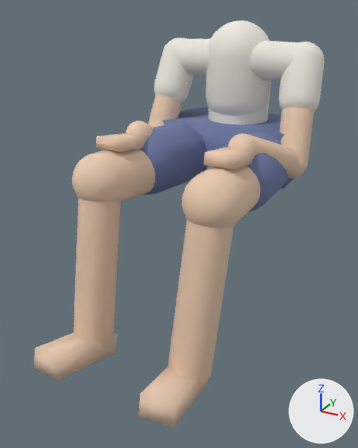
The glTF model models/body.glb: old version first, new version second.
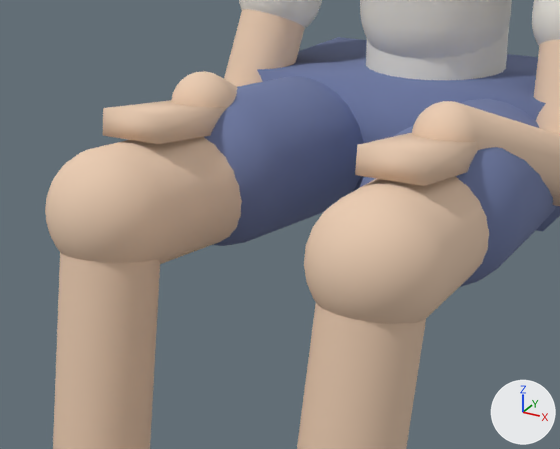
Each version appears first whole from a 50 mm lens placed at (0.604, -1.319, 0.439), pointed at (-0.004, -0.213, -0.114), and next in a close-up on the part from 15% to 81% of the width and 20% to 63% of the height. Arrows for +X, +Y and +Z are at lower right; the lights stay in place. The older version's two pictures come first.

In view in the first close-up: 'body'.
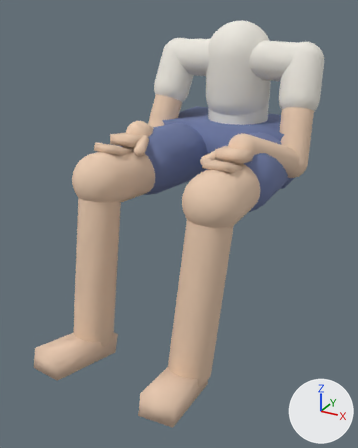
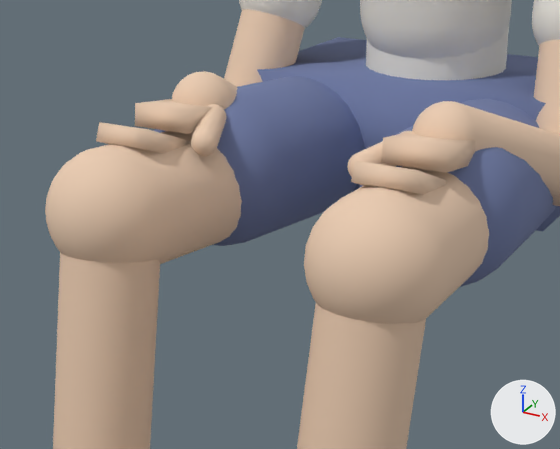
The change, as a diff of the scene's bpy script:
```diff
--- a/models/body.glb.py
+++ b/models/body.glb.py
@@ me_body @@
 # used by ob_body; location = (0.0, 0.0, 0.0)
-me_body.from_pydata(...)  # 8520 vertices, 16956 faces; spans x -0.27..0.27, y -0.623..0.29, z -0.451..0.4
+me_body.from_pydata(...)  # 9596 vertices, 19092 faces; spans x -0.27..0.27, y -0.623..0.29, z -0.451..0.4
+# me_body part 1: the loose piece of 8 vertices spanning x -0.192..-0.117, y -0.316..-0.154, z 0.079..0.131 is rebuilt with 8 vertices and now spans x -0.191..-0.119, y -0.259..-0.171, z 0.087..0.125
+# me_body part 2: a new loose piece of 530 vertices spanning x 0.082..0.138, y -0.273..-0.183, z 0.077..0.119, in mat_mat_0 (beige #eacbb1)
+# me_body part 3: a new loose piece of 530 vertices spanning x -0.138..-0.082, y -0.273..-0.183, z 0.077..0.119, in mat_mat_0 (beige #eacbb1)
+# me_body part 4
+# 8 vertices move from x 0.117..0.192, y -0.316..-0.154, z 0.079..0.131 to x 0.119..0.191, y -0.259..-0.171, z 0.087..0.125
+# 8 vertices are added at x -0.188..0.122, y -0.334..-0.25, z 0.069..0.119
+# 8 new vertices lie (0.066, 0.0, 0.0) away from vertices in x -0.188..0.122, y -0.334..-0.25, z 0.069..0.119
+# 24 new faces join them, mat_mat_0 (beige #eacbb1)
 me_body.materials.append(mat_mat_0)
```

Location of each change, [x1, y1, x2, y2] in pixels of the close-ups (560 x 449 px):
part 1 of me_body, rebuilt (29% narrower, 20% shorter)
    before: [103, 100, 228, 144]
    after: [135, 99, 224, 134]
part 2 of me_body, added (beige)
    after: [347, 131, 415, 177]
part 3 of me_body, added (beige)
    after: [191, 104, 226, 156]
part 4 of me_body, reshaped
    before: [355, 133, 478, 186]
    after: [96, 122, 476, 195]
